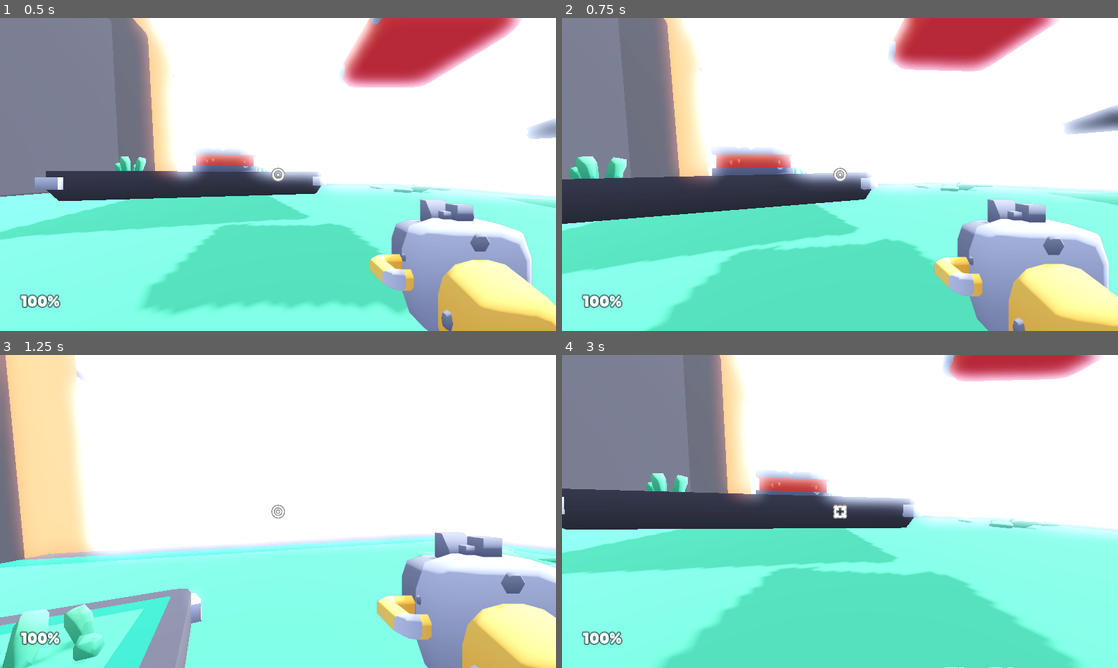
Above: before the commit, frames 1-4 (two rows, left to right).
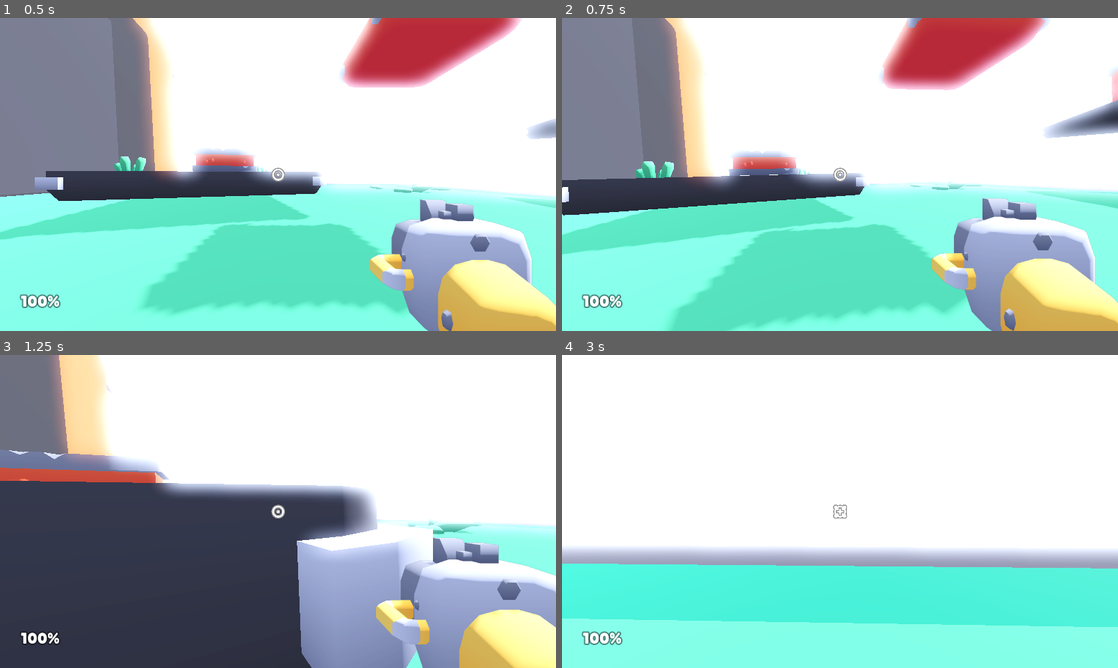
Above: after the commit, the same moments.

Repository: Qazzquimby/FPS
Game: Godot game, scene res://scenes/main.tscn
Two runs of this game, one before a commit and one after it. Both use one fixed random seed, a clock stepped at 60 frames per second and the inputs below.
Inputs (mouse positions are in pixels of both pictures, inside the frame that each line leads up to):
- Up to frame 1 (0.5 s): no input
- Up to frame 2 (0.75 s): move the mouse to (867, 174) at 0.52 s; hold W (move_forward) from 0.53 s (still down); tap F (F, bound only after the commit) at 0.6 s
- Up to frame 3 (1.25 s): keep holding W (move_forward); tap Space (jump) at 0.77 s; tap Ctrl (control, bound only after the commit) at 0.8 s
- Up to frame 4 (3 s): keep holding W (move_forward); move the mouse to (812, 511) at 1.27 s; tap Ctrl (control, bound only after the commit) at 1.35, 2.3 s; tap Space (jump) at 1.52 s; tap F (F, bound only after the commit) at 1.55 s; move the mouse to (851, 505) at 2.02 s; click (851, 505) at 2.1 s; move the mouse to (834, 517) at 2.77 s; tap E (weapon_toggle) at 2.85 s

Frame 1 is identical in both runs. In frame 2, 18% of the frame differs, in the area x 0-100%, y 0-100%; in frame 3, 55%; in frame 4, 64%.

Commit message:
feat: ground pound (ctrl in air) and roo-reverse (f)

Diff:
--- a/objects/player.gd
+++ b/objects/player.gd
@@ -8,7 +8,7 @@
 @export var air_drag: float = 2100
 
 @export var gravity_acceleration: float = 25 #9.8
-@export var terminal_velocity: float = 100
+@export var terminal_velocity: float = 40
 
 @export var jump_strength: float = 12
 @export var coyote_seconds: float = 0.2
@@ -154,6 +154,14 @@
 			jump_double = false
 
 		if(jump_single): action_jump()
+
+	if Input.is_action_just_pressed("F"):
+		movement_velocity = -movement_velocity
+
+	# Crouching
+	if Input.is_action_just_pressed("control"):
+		if not is_on_floor():
+			movement_velocity.y = -terminal_velocity
 
 	action_weapon_toggle()
 
--- a/project.godot
+++ b/project.godot
@@ -106,6 +106,16 @@
 , Object(InputEventJoypadButton,"resource_local_to_scene":false,"resource_name":"","device":-1,"button_index":10,"pressure":0.0,"pressed":true,"script":null)
 ]
 }
+control={
+"deadzone": 0.5,
+"events": [Object(InputEventKey,"resource_local_to_scene":false,"resource_name":"","device":-1,"window_id":0,"alt_pressed":false,"shift_pressed":false,"ctrl_pressed":false,"meta_pressed":false,"pressed":false,"keycode":0,"physical_keycode":4194326,"key_label":0,"unicode":0,"echo":false,"script":null)
+]
+}
+F={
+"deadzone": 0.5,
+"events": [Object(InputEventKey,"resource_local_to_scene":false,"resource_name":"","device":-1,"window_id":0,"alt_pressed":false,"shift_pressed":false,"ctrl_pressed":false,"meta_pressed":false,"pressed":false,"keycode":0,"physical_keycode":70,"key_label":0,"unicode":102,"echo":false,"script":null)
+]
+}
 
 [rendering]
 
